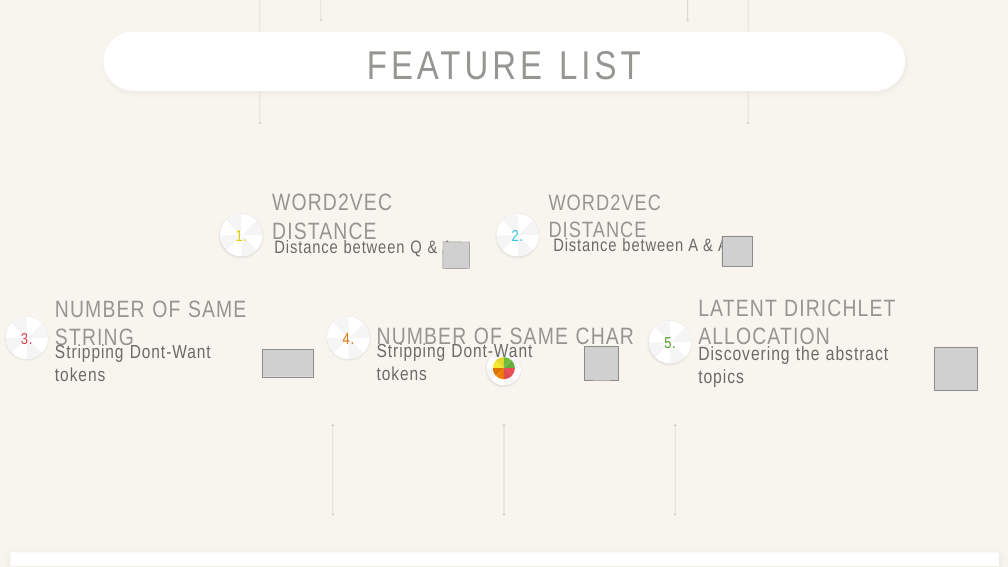
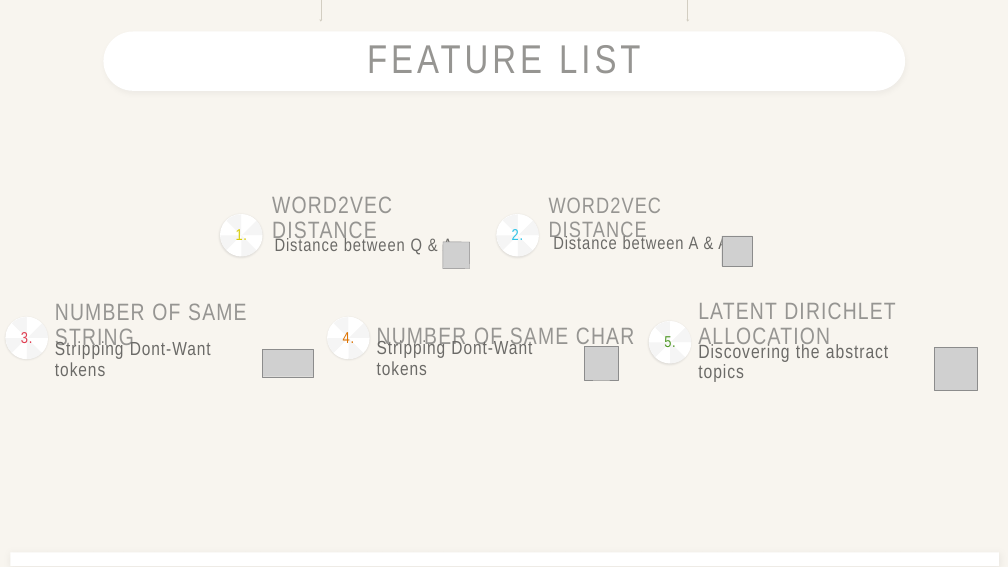
Before and after one commit to amy10260903/DSP_Lab_Final_Project, a slide deck: slide 3 of report/templates/DL_CT1.pptx. Drawn at 1008x567 pixels with LibreOffice and Linux fonts; fonts in the diff are those of the drawing; grey boxes stand for pictures. Boxes give left, top, right and bottom in pixels: in the first picture for what was removed or moved away, otherwise in the second. Text is boxed around its words. In the diff, an @@ line names an element or a change of style, - is before the commit and + after.

```diff
--- a/report/templates/DL_CT1.pptx
+++ b/report/templates/DL_CT1.pptx
@@ arrow removed from (260, 0) to (260, 124) @@
@@ arrow (321, 0) - (321, 22): stroke #D3CEC2 0.99 pt to #D3CEC2 1 pt @@
@@ arrow (687, 0) - (687, 22): stroke #D3CEC2 0.99 pt to #D3CEC2 1 pt @@
@@ arrow removed from (748, 0) to (748, 124) @@
@@ title "FEATURE LIST" at bbox=[559, 45, 640, 74]: size 76.5 to 76.4 pt; line spacing 1 to 0.7 @@
@@ line spacing 1 to 0.9 in 10 elements at bbox=[549, 197, 662, 242], bbox=[553, 235, 728, 253], bbox=[698, 302, 895, 350], bbox=[698, 343, 888, 382], bbox=[377, 327, 634, 350], bbox=[377, 339, 532, 375], bbox=[55, 341, 211, 376], bbox=[55, 303, 246, 351], bbox=[272, 196, 392, 244], bbox=[275, 237, 453, 255] @@
@@ ellipse removed at bbox=[486, 351, 520, 385] @@
@@ freeform shape removed at bbox=[487, 356, 504, 369] @@
@@ freeform shape removed at bbox=[492, 351, 504, 369] @@
@@ freeform shape removed at bbox=[496, 357, 504, 368] @@
@@ freeform shape removed at bbox=[504, 356, 521, 369] @@
@@ freeform shape removed at bbox=[504, 351, 516, 369] @@
@@ freeform shape removed at bbox=[504, 357, 512, 368] @@
@@ freeform shape removed at bbox=[487, 369, 504, 381] @@
@@ freeform shape removed at bbox=[492, 369, 504, 386] @@
@@ freeform shape removed at bbox=[493, 360, 504, 368] @@
@@ freeform shape removed at bbox=[493, 368, 504, 376] @@
@@ freeform shape removed at bbox=[496, 368, 504, 379] @@
@@ freeform shape removed at bbox=[504, 369, 521, 381] @@
@@ freeform shape removed at bbox=[504, 369, 516, 386] @@
@@ freeform shape removed at bbox=[504, 360, 515, 368] @@
@@ freeform shape removed at bbox=[504, 368, 515, 376] @@
@@ freeform shape removed at bbox=[504, 368, 512, 379] @@
@@ double arrow removed from (333, 424) to (333, 516) @@
@@ double arrow removed from (504, 424) to (504, 516) @@
@@ double arrow removed from (675, 424) to (675, 516) @@
```
Also in this commit, not shown: 4 other slides changed.
